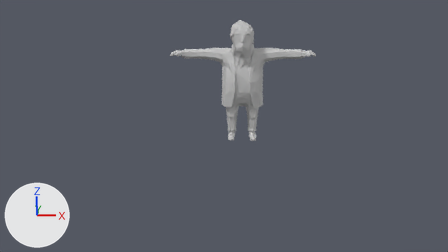
What one commit did to the Blender file Assets/3D Models/02-Humbi/Humbi.blend.
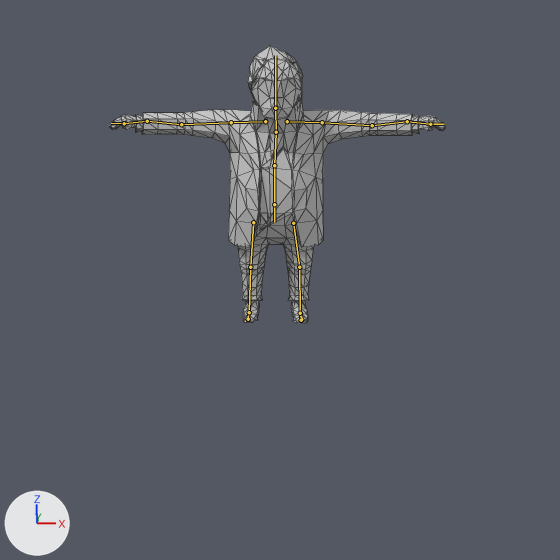
Each version appears first from the file's camera 'Camera', and next in a close-up on the part from 27% to 82% of the width and 0% to 97% of the height. The axes (+X, +Y, +Z) are drawn at lower left. The lights are the same throughout. The bones that bend it are drawn over the model as lines in the close-ups. The close-ups show mesh edges as thin lines.

Objects in the first close-up: 'trump_lp_model'.
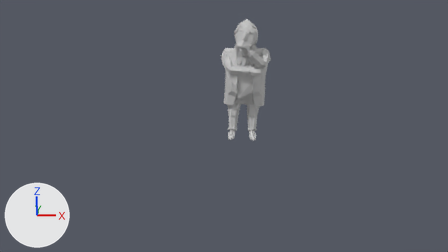
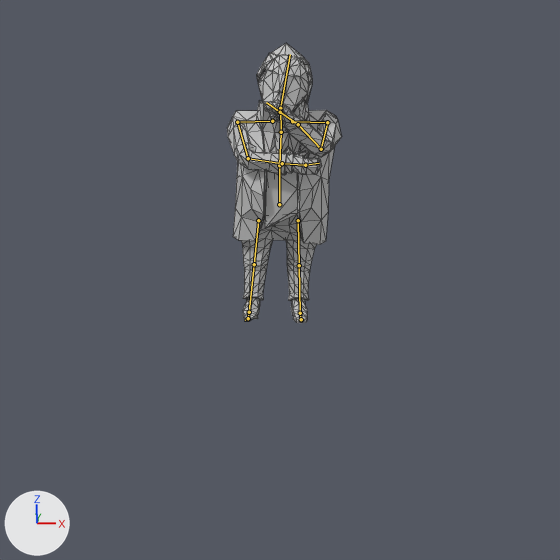
The newer file adds an action. The first version stands in its rest pose; the second is drawn at frame 128 of the action 'Questioning'.

Pixel boxes [x1, y1, x2, y2] of what changed, in the close-ups (560 x 560 px):
'trump_lp_model', posed (66% narrower)
    before: [109, 45, 446, 323]
    after: [227, 43, 341, 323]
bone 'Hüfte', root to tip
    before: (274, 204) to (274, 222)
    after: (279, 204) to (279, 201)
bone 'Oberschenkel:L', root to tip
    before: (293, 223) to (299, 267)
    after: (298, 220) to (299, 265)
bone 'Oberschenkel:L.001', root to tip
    before: (253, 222) to (250, 267)
    after: (258, 220) to (254, 264)
bone 'Kopf', root to tip
    before: (275, 108) to (275, 55)
    after: (280, 108) to (290, 54)
bone 'Finger.L', root to tip
    before: (430, 124) to (444, 124)
    after: (280, 112) to (266, 102)
bone 'Schulter.R.001', root to tip
    before: (265, 121) to (231, 122)
    after: (272, 121) to (237, 122)
bone 'Unterarm.R.001', root to tip
    before: (181, 124) to (147, 121)
    after: (248, 158) to (282, 163)

What the commit changed:
Bone 'Ellenbogen.L' (bone_ellenbogen_l) moves from (0.0, 0.0, 0.0) to (0.207, -0.022, -0.162).
Bone 'Hand.IK.L' (bone_hand_ik_l) moves from (0.0, 0.0, 0.0) to (0.451, -0.671, -0.072).
Bone 'Hüfte' (bone_hüfte) moves from (0.0, 0.0, 0.0) to (0.033, -0.003, -0.003).
Bone 'Hüfte' (bone_hüfte) turns from (0, 0, 0) to (75, 0, 0) degrees about its own x, y and z.
Bone 'Oberschenkel:L' (bone_oberschenkel_l) moves from (0.0, 0.0, 0.0) to (-0.001, 0.04, -0.136).
Bone 'Oberschenkel:L.001' (bone_oberschenkel_l_001) moves from (0.0, 0.0, 0.0) to (0.008, 0.041, -0.136).
Bone 'Hand.IK.R.001' (bone_hand_ik_r_001) moves from (0.0, 0.0, 0.0) to (-0.424, -0.828, -0.325).
Bone 'Kopf' (bone_kopf) turns from (0, 0, 0) to (-7, -12, -9) degrees about its own x, y and z.
Bone 'Finger.L' (bone_finger_l) is rescaled from (1.0, 1.0, 1.0) to (1.12, 1.15, 1.0).
Bone 'Schulter.R.001' (bone_schulter_r_001) moves from (0.0, 0.0, 0.0) to (0.003, -0.011, 0.001).
Bone 'Unterarm.R.001' (bone_unterarm_r_001) turns from (0, 0, 0) to (-45, 40, 51) degrees about its own x, y and z.
